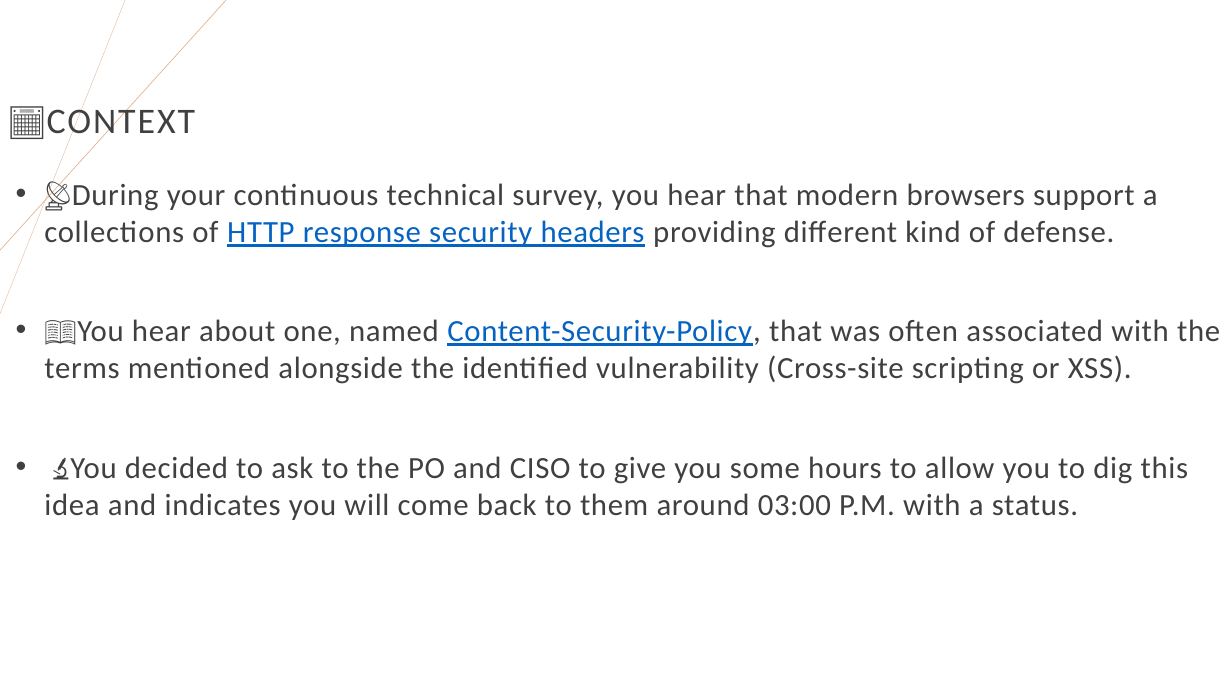
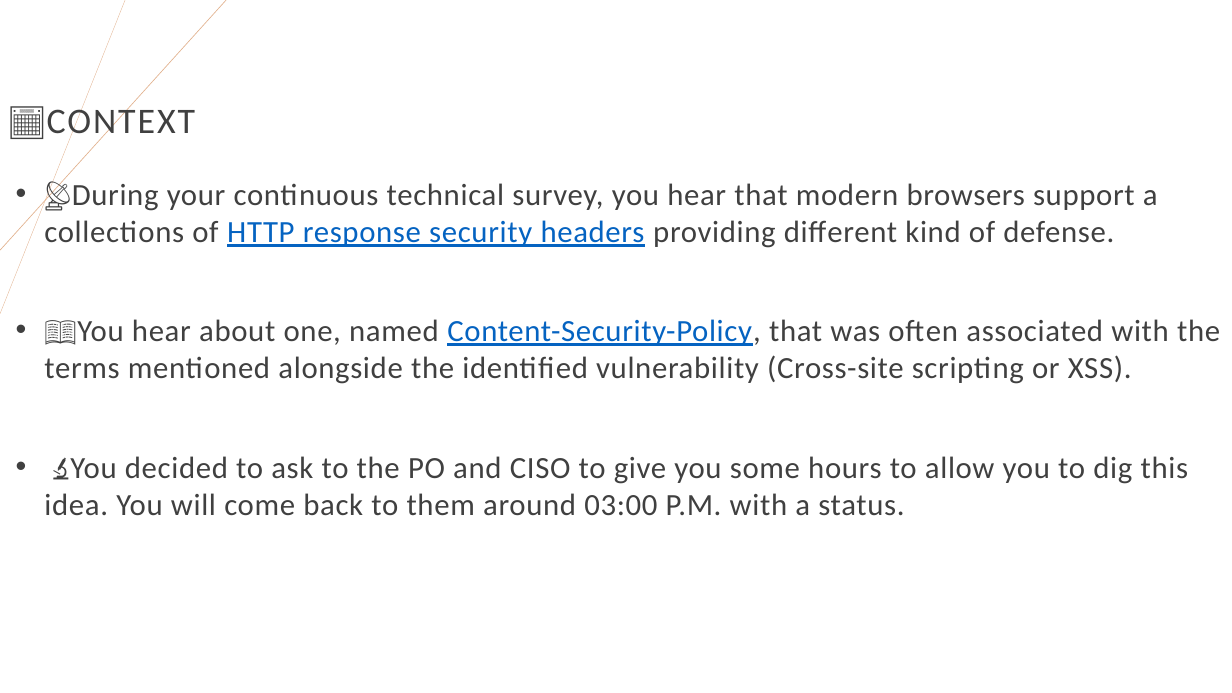
Before and after one commit to righettod/voxxeddays-lux-2024, a slide deck: slide 6 of presentation.pptx. Drawn at 1232x693 pixels with LibreOffice and Linux fonts; fonts in the diff are those of the drawing. Boxes give left, top, right and bottom in pixels: in the first picture for what was removed or moved away, otherwise in the second. Text is boxed around its words. In the diff, an @@ line names an element or a change of style, - is before the commit and + after.

```diff
--- a/presentation.pptx
+++ b/presentation.pptx
@@ text at (x1=44, y1=456, x2=1189, y2=515): text changed @@
-• 🔬You decided to ask to the PO and CISO to give you some hours to allow you to dig this idea and indicates you will come back to them around 03:00 P.M. with a status.
+• 🔬You decided to ask to the PO and CISO to give you some hours to allow you to dig this idea. You will come back to them around 03:00 P.M. with a status.
```
Also in this commit, not shown: 12 other slides changed, 1 slide added.
